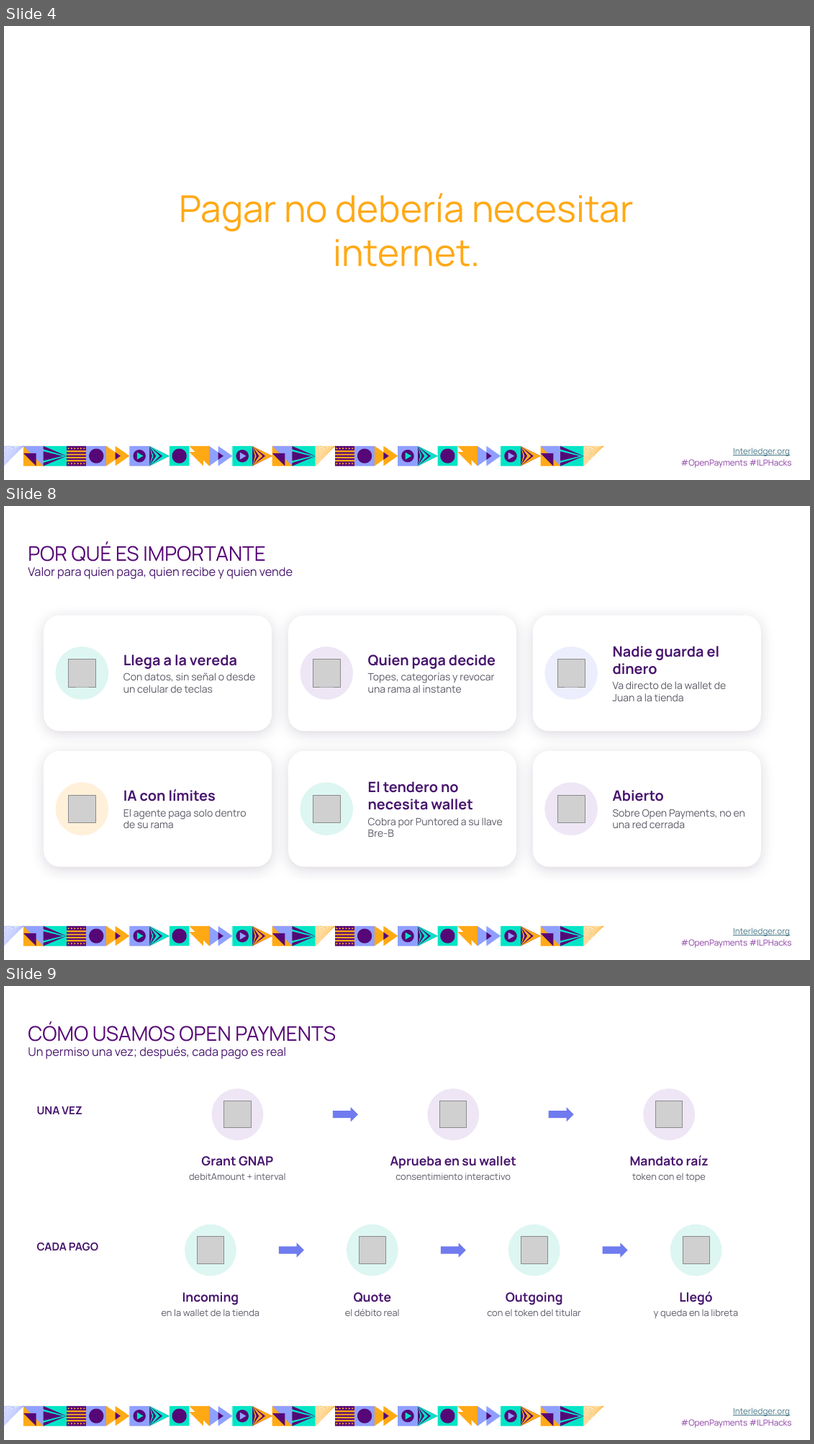
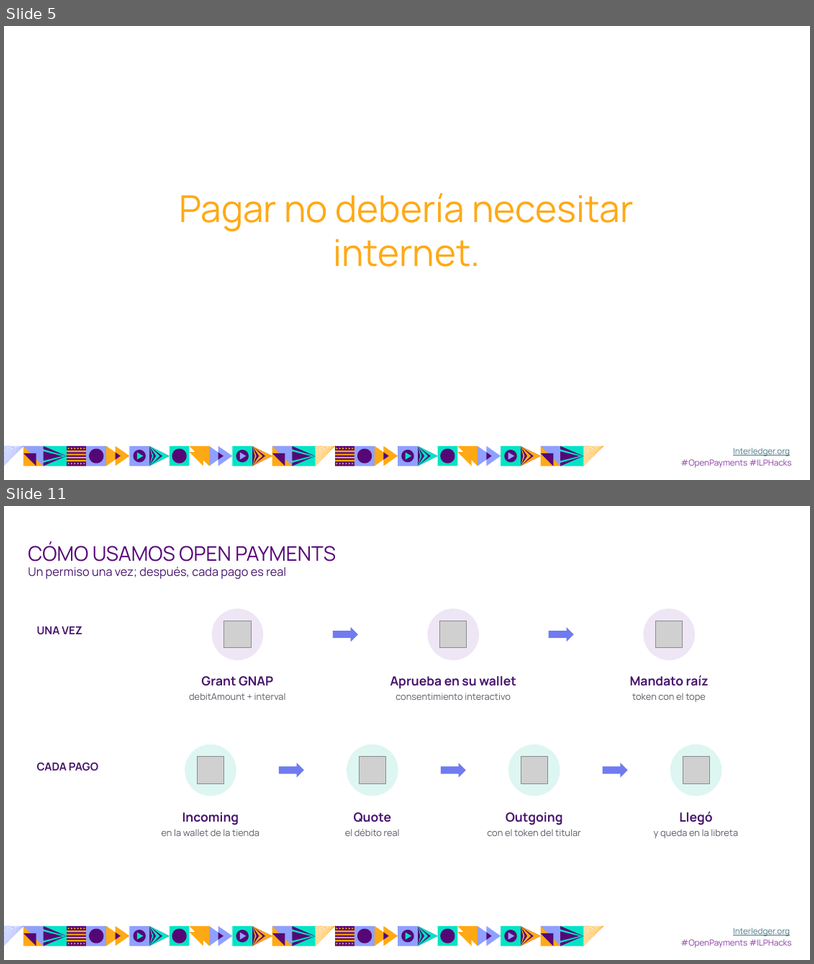
Before and after one commit to luisseoanes/paygent, a slide deck: entrega/diapositivas/paygent.pptx. Shown one above the other, each under a label of ours: slides 4, 8 and 9 before the commit, slides 5 and 11 after it; the slides between them are not shown. The pictures are 814x1444 and 814x964 pixels, drawn with LibreOffice and Linux fonts; fonts in the diff are those of the drawing; grey boxes stand for pictures; background and template pictures are left out. Boxes give left, top, right and bottom in pixels: in the first picture for what was removed or moved away, otherwise in the second. Text is boxed around its words. In the diff, an @@ line names an element or a change of style, - is before the commit and + after.

```diff
--- a/entrega/diapositivas/paygent.pptx
+++ b/entrega/diapositivas/paygent.pptx
@@ slide 8 removed at (x1=4, y1=506, x2=810, y2=960), background #FFFFFF; not listed: 63 template elements that a slide beside it also shows @@
@@ text removed at (x1=28, y1=542, x2=266, y2=561) @@
-POR QUÉ ES IMPORTANTE
@@ text removed at (x1=28, y1=567, x2=293, y2=579) @@
-Valor para quien paga, quien recibe y quien vende
@@ rounded rectangle removed at (x1=44, y1=615, x2=272, y2=731) @@
@@ rounded rectangle removed at (x1=288, y1=615, x2=517, y2=731) @@
@@ rounded rectangle removed at (x1=533, y1=615, x2=761, y2=731) @@
@@ ellipse removed at (x1=55, y1=646, x2=108, y2=699) @@
@@ text removed at (x1=124, y1=654, x2=255, y2=692) @@
-Llega a la vereda
-Con datos, sin señal o desde un celular de teclas
@@ ellipse removed at (x1=301, y1=646, x2=353, y2=699) @@
@@ text removed at (x1=368, y1=654, x2=496, y2=692) @@
-Quien paga decide
-Topes, categorías y revocar una rama al instante
@@ ellipse removed at (x1=545, y1=646, x2=598, y2=699) @@
@@ text removed at (x1=613, y1=646, x2=726, y2=701) @@
-Nadie guarda el dinero
-Va directo de la wallet de Juan a la tienda
@@ picture removed at (x1=68, y1=659, x2=95, y2=686) @@
@@ picture removed at (x1=313, y1=659, x2=340, y2=686) @@
@@ picture removed at (x1=558, y1=659, x2=585, y2=686) @@
@@ rounded rectangle removed at (x1=44, y1=751, x2=272, y2=867) @@
@@ rounded rectangle removed at (x1=288, y1=751, x2=517, y2=867) @@
@@ rounded rectangle removed at (x1=533, y1=751, x2=761, y2=867) @@
@@ ellipse removed at (x1=55, y1=782, x2=108, y2=835) @@
@@ ellipse removed at (x1=301, y1=782, x2=353, y2=835) @@
@@ text removed at (x1=368, y1=781, x2=503, y2=836) @@
-El tendero no necesita wallet
-Cobra por Puntored a su llave Bre-B
@@ ellipse removed at (x1=545, y1=782, x2=598, y2=835) @@
@@ picture removed at (x1=68, y1=795, x2=95, y2=822) @@
@@ text removed at (x1=124, y1=789, x2=246, y2=828) @@
-IA con límites
-El agente paga solo dentro de su rama
@@ picture removed at (x1=313, y1=795, x2=340, y2=822) @@
@@ picture removed at (x1=558, y1=795, x2=585, y2=822) @@
@@ text removed at (x1=613, y1=790, x2=746, y2=828) @@
-Abierto
-Sobre Open Payments, no en una red cerrada
@@ what was slide 4 is now slide 5 @@
@@ what was slide 9 is now slide 11 @@
```
Also in this commit, not shown: 3 slides changed, 5 slides added, 2 other slides removed, 1 other file.
